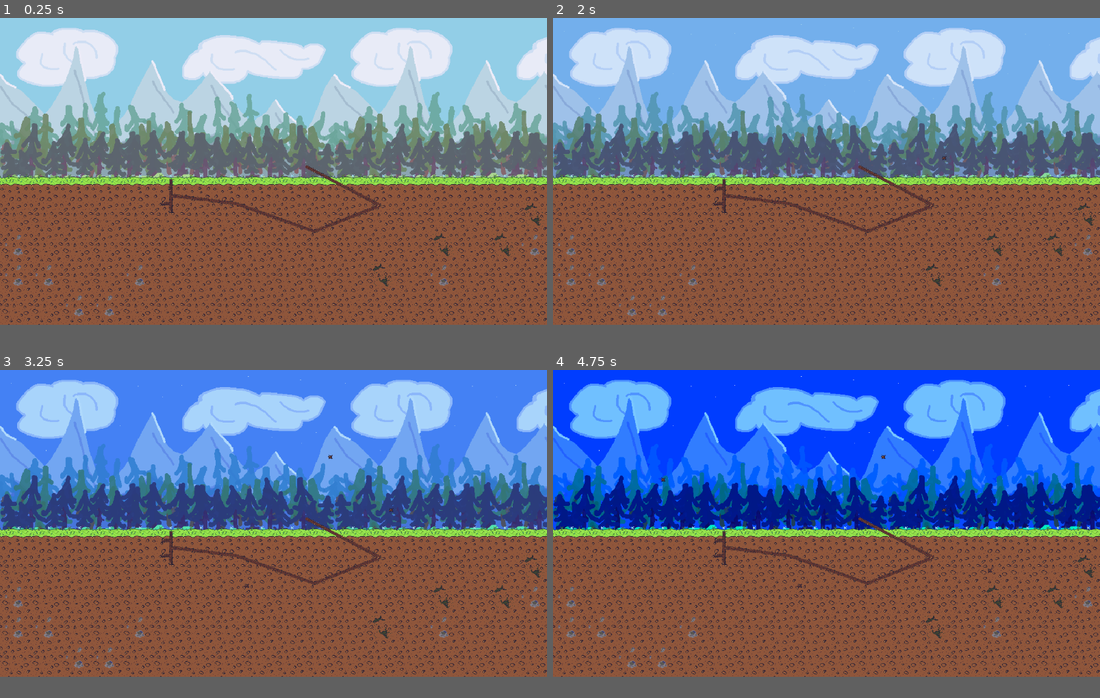
Above: before the commit, frames 1-4 (two rows, left to right).
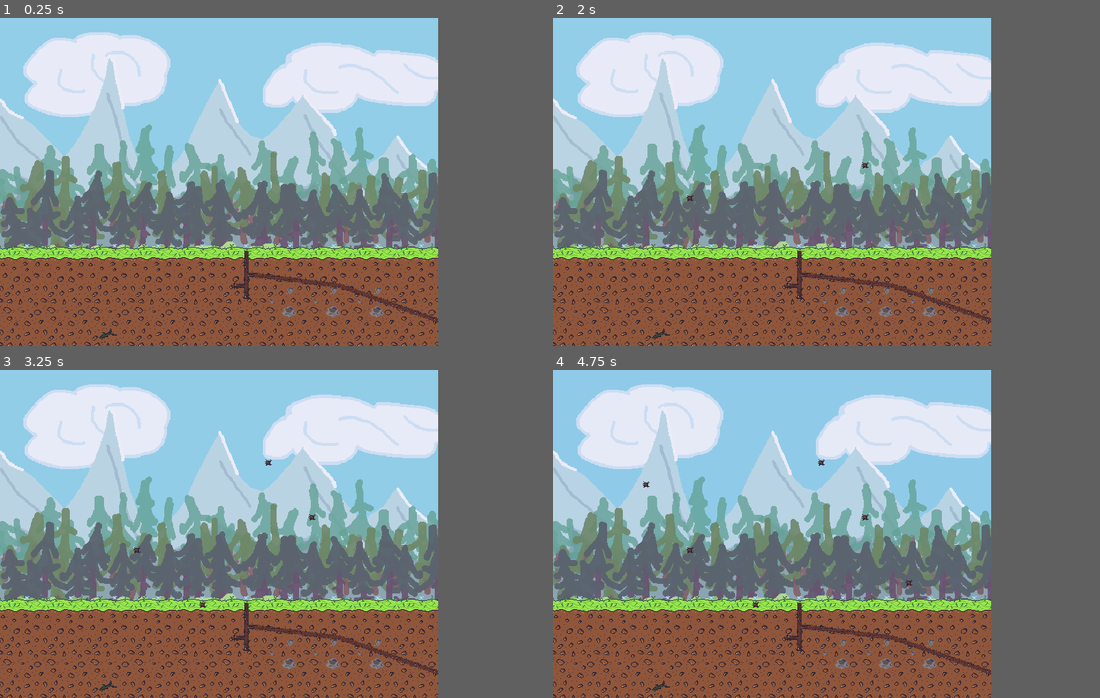
Above: after the commit, the same moments.

Repository: Naneekr/Global-Game-Jam-Vancouver-2023
Game: Godot game, scene res://Scenes/tilemap_prototype.tscn
Two runs of this game, one before a commit and one after it. Both use one fixed random seed, a clock stepped at 60 frames per second and the inputs below. The project has no main scene, so this scene is started directly.
Inputs (mouse positions are in pixels of both pictures, inside the frame that each line leads up to):
- Up to frame 1 (0.25 s): no input
- Up to frame 2 (2 s): tap Enter at 0.5 s; move the mouse to (946, 155) at 0.52 s; click (946, 155) at 0.67 s; tap Space at 1.25 s; move the mouse to (717, 185) at 1.27 s; click (717, 185) at 1.42 s
- Up to frame 3 (3.25 s): tap Enter at 2 s; move the mouse to (328, 455) at 2.02 s; click (328, 455) at 2.17 s; tap Space at 2.75 s; move the mouse to (246, 583) at 2.77 s; click (246, 583) at 2.92 s
- Up to frame 4 (4.75 s): tap Enter at 3.5 s; move the mouse to (990, 570) at 3.52 s; click (990, 570) at 3.67 s; tap Space at 4.25 s; move the mouse to (662, 478) at 4.27 s; click (662, 478) at 4.42 s
In our replay, the window is 799x449 before the commit and 640x480 after it. These sizes can differ from the game's own. Grey fills any space a smaller window leaves; there, only what the larger window draws over its background counts as a difference.

The runs differ from the first frame. In frame 1, 64% of the frame differs, in the area x 0-100%, y 0-100%; in frame 2, 72%; in frame 3, 72%; in frame 4, 75%.

Commit message:
map, enemies

Diff:
--- a/GGJV23_Roots/Scenes/World.tscn
+++ b/GGJV23_Roots/Scenes/World.tscn
@@ -1,3 +1,82 @@
-[gd_scene format=3 uid="uid://rcw1a43jknki"]
+[gd_scene load_steps=10 format=3 uid="uid://rcw1a43jknki"]
+
+[ext_resource type="Texture2D" uid="uid://ctdxt2gfmss7k" path="res://Sprites/Roots_Game_BkGrnd_Night.png" id="1_dib70"]
+[ext_resource type="Texture2D" uid="uid://w7t5pfbyippi" path="res://Sprites/Roots_Game_BkGrnd.png" id="2_mcx06"]
+[ext_resource type="Script" path="res://Scripts/Sprite2DDay_Night.gd" id="3_pgt0g"]
+[ext_resource type="Texture2D" uid="uid://bv6nw2msj5ndf" path="res://Sprites/Roots_Game_Ground.png" id="4_ovmio"]
+[ext_resource type="Texture2D" uid="uid://g5b1h0m5o2s7" path="res://Sprites/Roots_Game_Root_Levels.png" id="5_aqygy"]
+[ext_resource type="PackedScene" uid="uid://bhovwp87jb32j" path="res://Scenes/skele.tscn" id="6_nbk0h"]
+[ext_resource type="PackedScene" uid="uid://cm4xbw1lsg15q" path="res://Scenes/bat.tscn" id="7_uycwe"]
+
+[sub_resource type="TileSetAtlasSource" id="TileSetAtlasSource_txpyy"]
+resource_name = "Ground"
+texture = ExtResource("4_ovmio")
+texture_region_size = Vector2i(64, 64)
+1:0/0 = 0
+1:0/0/terrain_set = 0
+1:0/0/terrain = 0
+1:0/0/terrains_peering_bit/right_side = 0
+1:0/0/terrains_peering_bit/bottom_side = 0
+1:0/0/terrains_peering_bit/left_side = 0
+1:1/0 = 0
+1:1/0/terrain_set = 0
+1:1/0/terrain = 0
+1:1/0/probability = 0.8
+1:1/0/terrains_peering_bit/right_side = 0
+1:1/0/terrains_peering_bit/bottom_side = 0
+1:1/0/terrains_peering_bit/left_side = 0
+1:1/0/terrains_peering_bit/top_side = 0
+2:1/0 = 0
+2:1/0/terrain_set = 0
+2:1/0/terrain = 0
+2:1/0/probability = 0.1
+2:1/0/terrains_peering_bit/right_side = 0
+2:1/0/terrains_peering_bit/bottom_side = 0
+2:1/0/terrains_peering_bit/left_side = 0
+2:1/0/terrains_peering_bit/top_side = 0
+0:1/0 = 0
+0:1/0/terrain_set = 0
+0:1/0/terrain = 0
+0:1/0/probability = 0.1
+0:1/0/terrains_peering_bit/right_side = 0
+0:1/0/terrains_peering_bit/bottom_side = 0
+0:1/0/terrains_peering_bit/left_side = 0
+0:1/0/terrains_peering_bit/top_side = 0
+
+[sub_resource type="TileSet" id="TileSet_k4cwi"]
+tile_size = Vector2i(64, 64)
+terrain_set_0/mode = 2
+terrain_set_0/terrain_0/name = "Terrain 0"
+terrain_set_0/terrain_0/color = Color(0.5, 0.34375, 0.25, 1)
+sources/0 = SubResource("TileSetAtlasSource_txpyy")
 
 [node name="World" type="Node2D"]
+
+[node name="Night_Background" type="Sprite2D" parent="."]
+texture = ExtResource("1_dib70")
+centered = false
+
+[node name="Day_Background" type="Sprite2D" parent="."]
+texture = ExtResource("2_mcx06")
+centered = false
+script = ExtResource("3_pgt0g")
+
+[node name="ForeGround" type="TileMap" parent="."]
+position = Vector2(0, -16)
+tile_set = SubResource("TileSet_k4cwi")
+cell_quadrant_size = 64
+format = 2
+layer_0/tile_data = PackedInt32Array(327680, 65536, 0, 327682, 65536, 0, 327681, 65536, 0, 327683, 65536, 0, 327684, 65536, 0, 327685, 65536, 0, 327686, 65536, 0, 327687, 65536, 0, 327688, 65536, 0, 327689, 65536, 0, 393216, 131072, 1, 458752, 65536, 1, 458753, 65536, 1, 458754, 65536, 1, 458755, 65536, 1, 458761, 131072, 1, 393225, 65536, 1, 458760, 65536, 1, 393224, 65536, 1, 458759, 65536, 1, 393223, 65536, 1, 458758, 65536, 1, 393222, 0, 1, 458757, 131072, 1, 393221, 65536, 1, 458756, 65536, 1, 393220, 0, 1, 393219, 131072, 1, 393218, 65536, 1, 393217, 65536, 1)
+
+[node name="Sprite2D" type="Sprite2D" parent="."]
+position = Vector2(320, 392)
+texture = ExtResource("5_aqygy")
+hframes = 4
+
+[node name="Skele" parent="." instance=ExtResource("6_nbk0h")]
+position = Vector2(42, 293)
+
+[node name="Bat" parent="." instance=ExtResource("7_uycwe")]
+position = Vector2(608, 106)
+
+[connection signal="frame_changed" from="Day_Background" to="Day_Background" method="_on_frame_changed"]
--- /dev/null
+++ b/GGJV23_Roots/Scenes/bat.tscn
@@ -0,0 +1,95 @@
+[gd_scene load_steps=8 format=3 uid="uid://cm4xbw1lsg15q"]
+
+[ext_resource type="Script" path="res://Scripts/Bat_AI.gd" id="1_1l0ao"]
+[ext_resource type="Texture2D" uid="uid://6nb3rftlru5m" path="res://Sprites/Roots_Game_Bat_Anim.png" id="1_7o5ki"]
+
+[sub_resource type="CapsuleShape2D" id="CapsuleShape2D_cqjis"]
+radius = 23.0
+height = 46.0
+
+[sub_resource type="Animation" id="Animation_hruk7"]
+resource_name = "Attack"
+length = 0.8
+tracks/0/type = "value"
+tracks/0/imported = false
+tracks/0/enabled = true
+tracks/0/path = NodePath(".:frame")
+tracks/0/interp = 1
+tracks/0/loop_wrap = true
+tracks/0/keys = {
+"times": PackedFloat32Array(0, 0.1, 0.2, 0.3, 0.4, 0.5, 0.6, 0.7, 0.8, 0.9, 1, 1.1),
+"transitions": PackedFloat32Array(1, 1, 1, 1, 1, 1, 1, 1, 1, 1, 1, 1),
+"update": 1,
+"values": [4, 5, 6, 7, 8, 9, 10, 11, 11, 9, 10, 11]
+}
+tracks/1/type = "method"
+tracks/1/imported = false
+tracks/1/enabled = true
+tracks/1/path = NodePath("..")
+tracks/1/interp = 1
+tracks/1/loop_wrap = true
+tracks/1/keys = {
+"times": PackedFloat32Array(0.7),
+"transitions": PackedFloat32Array(1),
+"values": [{
+"args": [],
+"method": &"_send_attack_signal"
+}]
+}
+
+[sub_resource type="Animation" id="Animation_hhvnx"]
+resource_name = "Move"
+length = 0.4
+loop_mode = 1
+tracks/0/type = "value"
+tracks/0/imported = false
+tracks/0/enabled = true
+tracks/0/path = NodePath(".:frame")
+tracks/0/interp = 1
+tracks/0/loop_wrap = true
+tracks/0/keys = {
+"times": PackedFloat32Array(0, 0.1, 0.2, 0.3),
+"transitions": PackedFloat32Array(1, 1, 1, 1),
+"update": 1,
+"values": [0, 1, 2, 3]
+}
+
+[sub_resource type="Animation" id="Animation_gra5t"]
+length = 0.001
+tracks/0/type = "value"
+tracks/0/imported = false
+tracks/0/enabled = true
+tracks/0/path = NodePath(".:frame")
+tracks/0/interp = 1
+tracks/0/loop_wrap = true
+tracks/0/keys = {
+"times": PackedFloat32Array(0),
+"transitions": PackedFloat32Array(1),
+"update": 1,
+"values": [0]
+}
+
+[sub_resource type="AnimationLibrary" id="AnimationLibrary_2a1in"]
+_data = {
+"Attack": SubResource("Animation_hruk7"),
+"Move": SubResource("Animation_hhvnx"),
+"RESET": SubResource("Animation_gra5t")
+}
+
+[node name="Bat" type="Node2D"]
+script = ExtResource("1_1l0ao")
+
+[node name="AnimatableBody2D" type="AnimatableBody2D" parent="."]
+
+[node name="CollisionShape2D" type="CollisionShape2D" parent="AnimatableBody2D"]
+position = Vector2(-3, -1)
+shape = SubResource("CapsuleShape2D_cqjis")
+
+[node name="Sprite2D" type="Sprite2D" parent="."]
+texture = ExtResource("1_7o5ki")
+hframes = 12
+
+[node name="AnimationPlayer" type="AnimationPlayer" parent="Sprite2D"]
+libraries = {
+"": SubResource("AnimationLibrary_2a1in")
+}
--- /dev/null
+++ b/GGJV23_Roots/Scenes/skele.tscn
@@ -0,0 +1,95 @@
+[gd_scene load_steps=8 format=3 uid="uid://bhovwp87jb32j"]
+
+[ext_resource type="Texture2D" uid="uid://1rgf2i8uk34n" path="res://Sprites/Roots_Game_skele_Anim.png" id="1_gkynm"]
+[ext_resource type="Script" path="res://Scripts/Enemy_AI.gd" id="1_in3mg"]
+
+[sub_resource type="CapsuleShape2D" id="CapsuleShape2D_8qjpm"]
+radius = 24.0
+height = 70.0
+
+[sub_resource type="Animation" id="Animation_hruk7"]
+resource_name = "Attack"
+length = 0.8
+tracks/0/type = "value"
+tracks/0/imported = false
+tracks/0/enabled = true
+tracks/0/path = NodePath(".:frame")
+tracks/0/interp = 1
+tracks/0/loop_wrap = true
+tracks/0/keys = {
+"times": PackedFloat32Array(0, 0.1, 0.2, 0.3, 0.4, 0.5, 0.6, 0.7, 0.8, 0.9, 1, 1.1),
+"transitions": PackedFloat32Array(1, 1, 1, 1, 1, 1, 1, 1, 1, 1, 1, 1),
+"update": 1,
+"values": [4, 5, 6, 7, 8, 9, 10, 11, 11, 9, 10, 11]
+}
+tracks/1/type = "method"
+tracks/1/imported = false
+tracks/1/enabled = true
+tracks/1/path = NodePath("..")
+tracks/1/interp = 1
+tracks/1/loop_wrap = true
+tracks/1/keys = {
+"times": PackedFloat32Array(0.7),
+"transitions": PackedFloat32Array(1),
+"values": [{
+"args": [],
+"method": &"_send_attack_signal"
+}]
+}
+
+[sub_resource type="Animation" id="Animation_hhvnx"]
+resource_name = "Move"
+length = 0.4
+loop_mode = 1
+tracks/0/type = "value"
+tracks/0/imported = false
+tracks/0/enabled = true
+tracks/0/path = NodePath(".:frame")
+tracks/0/interp = 1
+tracks/0/loop_wrap = true
+tracks/0/keys = {
+"times": PackedFloat32Array(0, 0.1, 0.2, 0.3),
+"transitions": PackedFloat32Array(1, 1, 1, 1),
+"update": 1,
+"values": [0, 1, 2, 3]
+}
+
+[sub_resource type="Animation" id="Animation_gra5t"]
+length = 0.001
+tracks/0/type = "value"
+tracks/0/imported = false
+tracks/0/enabled = true
+tracks/0/path = NodePath(".:frame")
+tracks/0/interp = 1
+tracks/0/loop_wrap = true
+tracks/0/keys = {
+"times": PackedFloat32Array(0),
+"transitions": PackedFloat32Array(1),
+"update": 1,
+"values": [0]
+}
+
+[sub_resource type="AnimationLibrary" id="AnimationLibrary_2a1in"]
+_data = {
+"Attack": SubResource("Animation_hruk7"),
+"Move": SubResource("Animation_hhvnx"),
+"RESET": SubResource("Animation_gra5t")
+}
+
+[node name="Skele" type="Node2D"]
+script = ExtResource("1_in3mg")
+
+[node name="AnimatableBody2D" type="AnimatableBody2D" parent="."]
+
+[node name="CollisionShape2D" type="CollisionShape2D" parent="AnimatableBody2D"]
+position = Vector2(-2, 2)
+shape = SubResource("CapsuleShape2D_8qjpm")
+
+[node name="Sprite2D" type="Sprite2D" parent="."]
+texture = ExtResource("1_gkynm")
+hframes = 16
+
+[node name="AnimationPlayer" type="AnimationPlayer" parent="Sprite2D"]
+libraries = {
+"": SubResource("AnimationLibrary_2a1in")
+}
--- a/GGJV23_Roots/Scenes/tilemap_prototype.tscn
+++ b/GGJV23_Roots/Scenes/tilemap_prototype.tscn
@@ -1,4 +1,4 @@
-[gd_scene load_steps=12 format=3]
+[gd_scene load_steps=12 format=3 uid="uid://jfqn7ll6b4og"]
 
 [ext_resource type="Script" path="res://Scripts/tilemap_prototype_spawner.gd" id="1_i72pu"]
 [ext_resource type="Texture2D" uid="uid://w7t5pfbyippi" path="res://Sprites/Roots_Game_BkGrnd.png" id="2_hhkr4"]
--- /dev/null
+++ b/GGJV23_Roots/Scripts/Bat_AI.gd
@@ -0,0 +1,55 @@
+extends Node2D
+
+var move_speed = 2
+var attack_damage = 2
+var health = 40
+
+var target_dir = Vector2(-0.001,0)
+var flipped = true
+var attacking = false
+var attack_distance = 250
+var travel_distance = 0
+
+@onready var sprite = $Sprite2D
+@onready var anim = $Sprite2D/AnimationPlayer
+@onready var hurtbox = $AnimatableBody2D/CollisionShape2D
+# @onready var player = $somefilepathtotheplayer
+
+signal enemy_attack
+
+
+
+# Called when the node enters the scene tree for the first time.
+func _ready():
+	#target_dir.x = player.position.x - self.position.x
+	if target_dir.x <= 0 : flipped = false
+	else : flipped = true
+	_chase()
+
+
+# Called every frame. 'delta' is the elapsed time since the previous frame.
+func _process(delta):
+	if attacking == false: _chase()
+	else: _attack()
+
+func _chase():
+	attacking = false
+	var movement = move_speed*(signf(target_dir.x))
+	translate(Vector2(movement,0))
+	travel_distance += abs(movement)
+
+	if flipped: sprite.set_flip_h(true)
+	else: sprite.set_flip_h(false)
+	anim.play("Move")
+	if travel_distance >= attack_distance : _attack()
+
+
+func _attack():
+	attacking = true
+	anim.play("Attack")
+
+func _send_attack_signal():
+	emit_signal("enemy_attack")
+
+func _on_holy_burst(_level):
+	return
--- /dev/null
+++ b/GGJV23_Roots/Scripts/Enemy_AI.gd
@@ -0,0 +1,51 @@
+extends Node2D
+
+var move_speed = 2
+var attack_damage = 2
+var health = 40
+
+var target_dir = Vector2(12800,0)
+var flipped = false
+var attacking = false
+
+@onready var sprite = $Sprite2D
+@onready var anim = $Sprite2D/AnimationPlayer
+@onready var hurtbox = $AnimatableBody2D/CollisionShape2D
+# @onready var player = $somefilepathtotheplayer
+
+signal enemy_attack
+
+
+
+# Called when the node enters the scene tree for the first time.
+func _ready():
+	#target_dir.x = player.position.x - self.position.x
+	if target_dir.x >= 0 : flipped = false
+	else : flipped = true
+	_chase()
+
+
+# Called every frame. 'delta' is the elapsed time since the previous frame.
+func _process(delta):
+	if attacking == false: _chase()
+	else: _attack()
+
+func _chase():
+	attacking = false
+	translate(Vector2(move_speed*(signf(target_dir.x)),0))
+	target_dir.x = target_dir.x - self.position.x
+	if flipped: sprite.set_flip_h(true)
+	else: sprite.set_flip_h(false)
+	anim.play("Move")
+	if target_dir.x < 5 : _attack()
+
+
+func _attack():
+	attacking = true
+	anim.play("Attack")
+
+func _send_attack_signal():
+	emit_signal("enemy_attack")
+
+func _on_holy_burst(_level):
+	return
--- a/GGJV23_Roots/Scripts/Sprite2DDay_Night.gd
+++ b/GGJV23_Roots/Scripts/Sprite2DDay_Night.gd
@@ -2,9 +2,9 @@
 
 var sprite = self
 var time = 0
-var day_length = 3
+var day_length = 25
 
 func _process(delta):
-	time += delta * 1/day_length
-	sprite.self_modulate = Color(1,1,1,cos(time))
-	if time > PI: time = 0
+	time += delta/day_length
+	sprite.self_modulate = Color(1,1,1,abs(cos(time)))
+	if time > 2*PI: time = 0
--- a/GGJV23_Roots/project.godot
+++ b/GGJV23_Roots/project.godot
@@ -14,6 +14,13 @@
 config/features=PackedStringArray("4.0", "GL Compatibility")
 config/icon="res://icon.svg"
 
+[display]
+
+window/size/viewport_width=640
+window/size/viewport_height=480
+window/size/mode=2
+window/stretch/mode="viewport"
+
 [rendering]
 
 renderer/rendering_method="gl_compatibility"
Binary file added: GGJV23_Roots/Sprites/Roots_Game_Root_Levels.png
Not shown, added: GGJV23_Roots/Sprites/Roots_Game_Root_Levels.png.import
